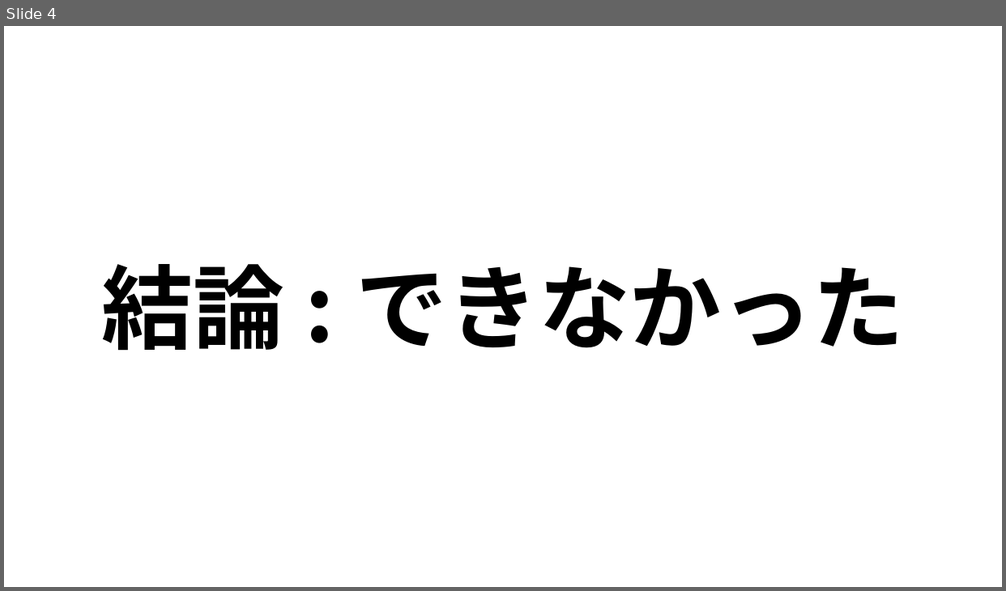
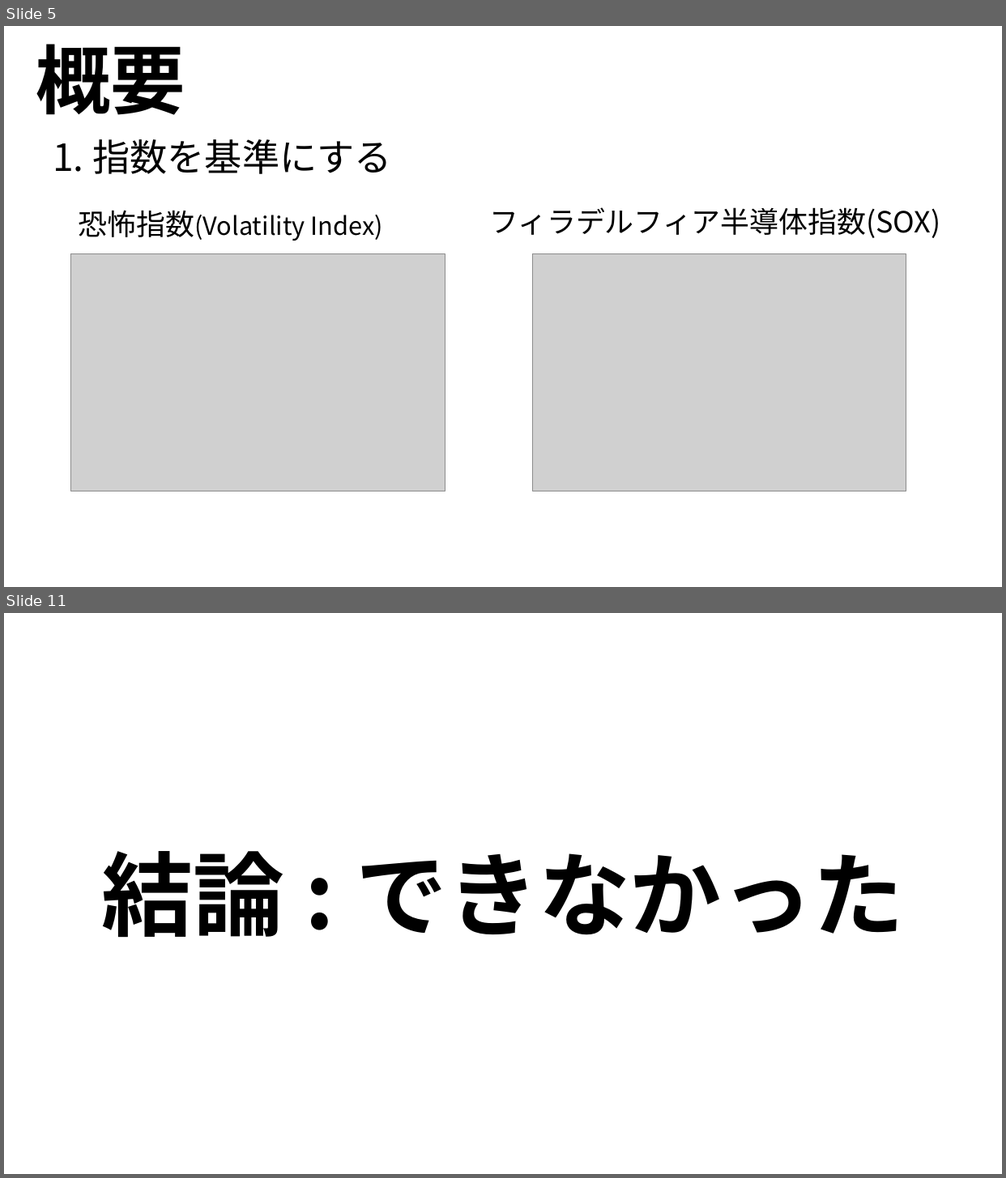
Before and after one commit to ryoww/PBL_stock, a slide deck: 最終報告.pptx. Shown one above the other, each under a label of ours: slide 4 before the commit, slides 5 and 11 after it; the slides between them are not shown. The pictures are 1006x591 and 1006x1178 pixels, drawn with LibreOffice and Linux fonts; fonts in the diff are those of the drawing; grey boxes stand for pictures. Boxes give left, top, right and bottom in pixels: in the first picture for what was removed or moved away, otherwise in the second. Text is boxed around its words. In the diff, an @@ line names an element or a change of style, - is before the commit and + after.

```diff
--- a/最終報告.pptx
+++ b/最終報告.pptx
@@ slide 5 added at bbox=[4, 26, 1002, 587], background #FFFFFF @@
@@ text added at bbox=[36, 44, 185, 115], 72 pt, text #000000, bold @@
+概要
@@ text added at bbox=[53, 139, 392, 174], 36 pt, text #000000 @@
+1. 指数を基準にする
@@ text added at bbox=[79, 210, 383, 241], 24 pt, text #000000 @@
+恐怖指数(Volatility Index)
@@ text added at bbox=[489, 207, 940, 238], 28 pt, text #000000 @@
+フィラデルフィア半導体指数(SOX)
@@ picture added at bbox=[70, 254, 445, 491] @@
@@ picture added at bbox=[533, 254, 906, 491] @@
@@ what was slide 4 is now slide 11 @@
```
Also in this commit, not shown: 2 slides changed, 8 other slides added, 1 slide removed, 11 other files.
